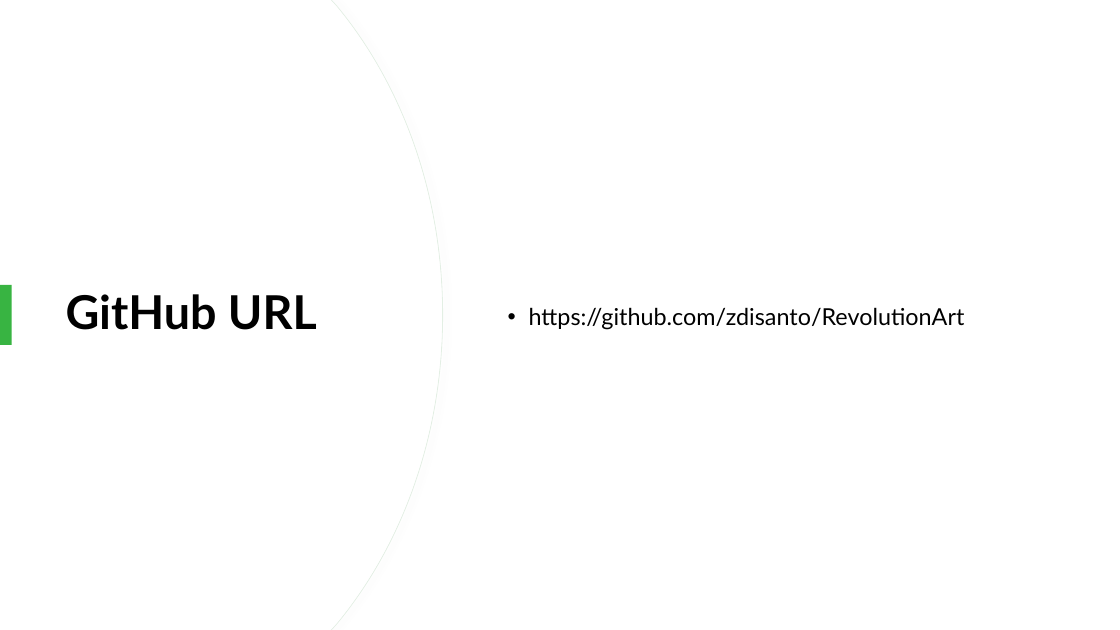
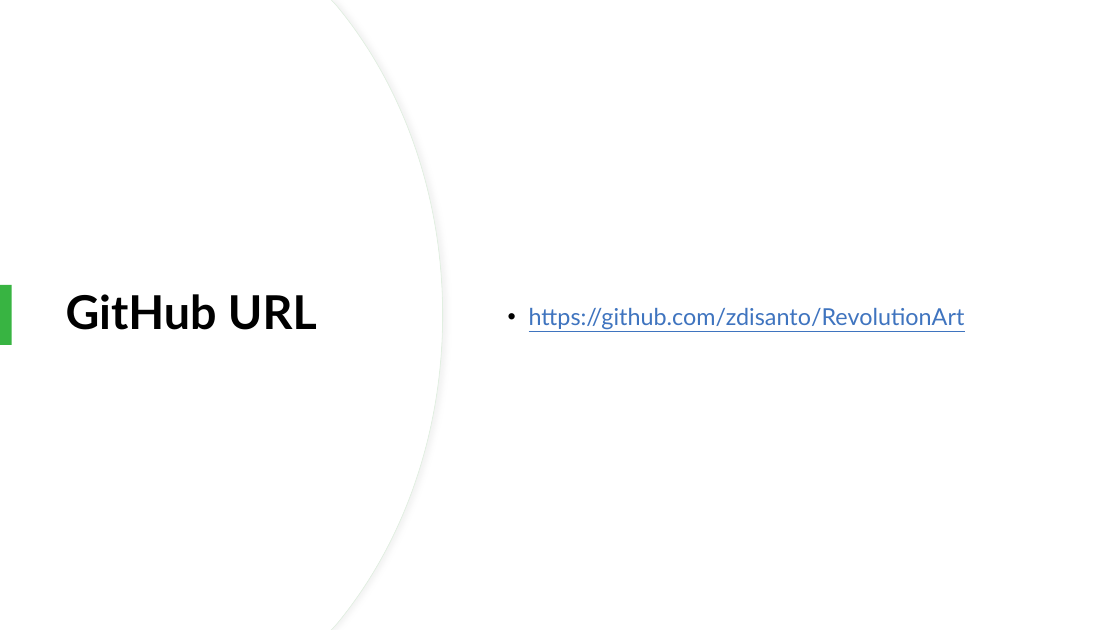
Before and after one commit to zdisanto/RevolutionArt, a slide deck: slide 3 of CS691_FinalPresentation/16. Github Repository.pptx. Drawn at 1120x630 pixels with LibreOffice and Linux fonts; fonts in the diff are those of the drawing. Boxes give left, top, right and bottom in pixels: in the first picture for what was removed or moved away, otherwise in the second. Text is boxed around its words. In the diff, an @@ line names an element or a change of style, - is before the commit and + after.

```diff
--- a/CS691_FinalPresentation/16. Github Repository.pptx
+++ b/CS691_FinalPresentation/16. Github Repository.pptx
@@ text "https://github.com/zdisanto/RevolutionArt" at [529,308,965,330]: text colour #000000 to #3F74BF, underline on; less space between paragraphs @@
```
Also in this commit, not shown: 7 other slides changed.
